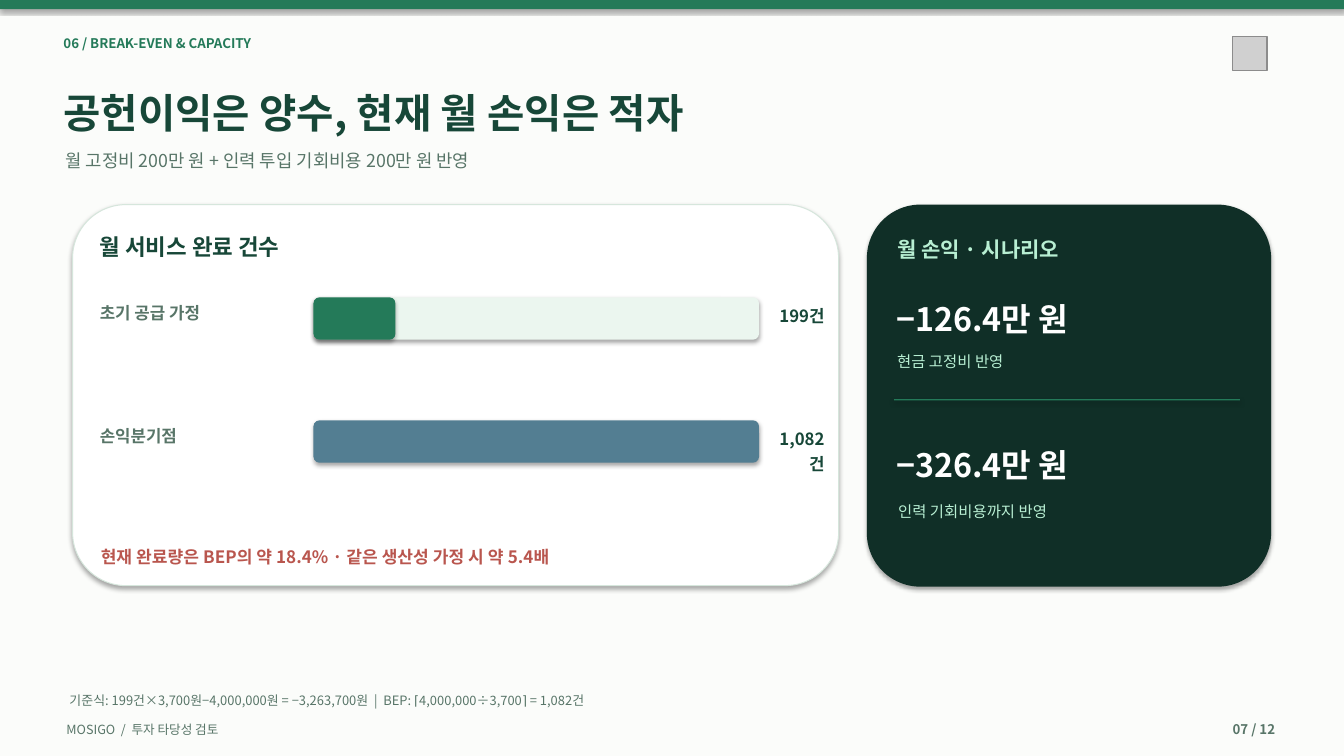
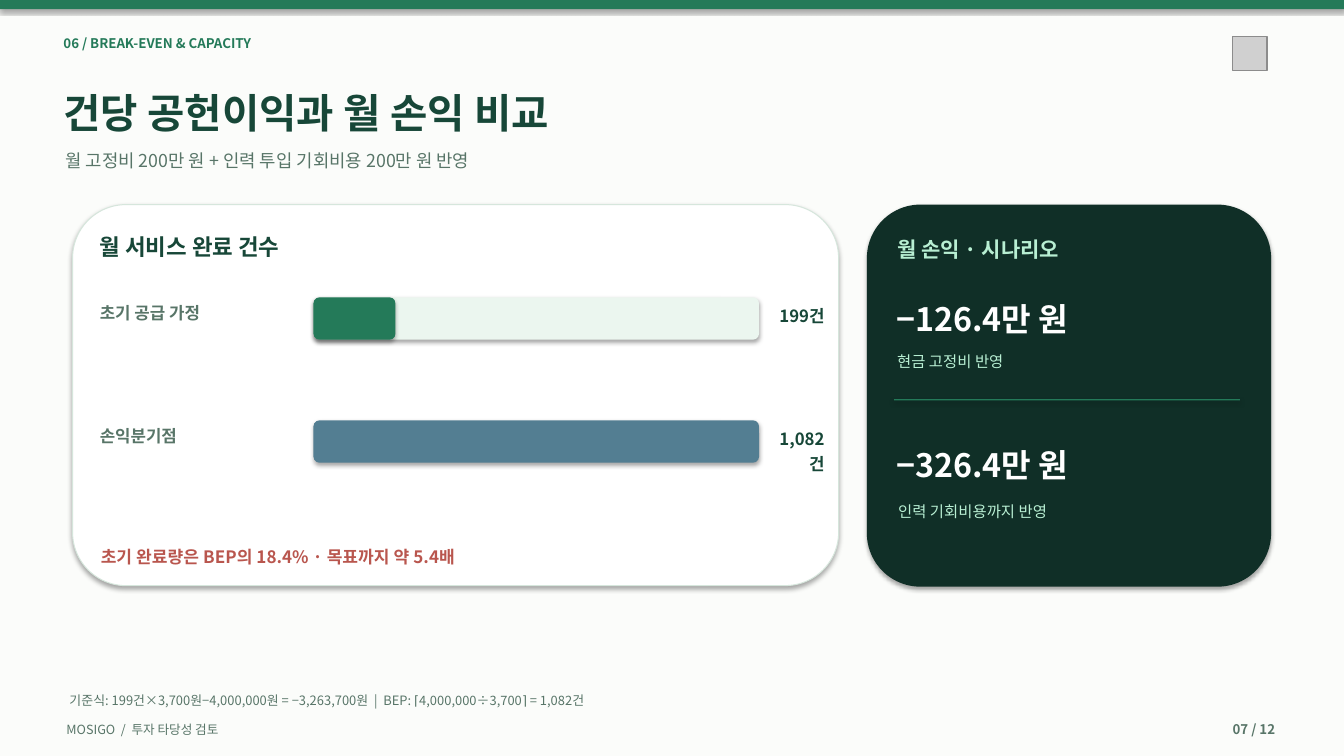
Before and after one commit to dohyunkimmm/mosigo-case-study, a slide deck: slide 7 of downloads/MOSIGO_IR_Investment_Review_12slides.pptx. Drawn at 1344x756 pixels with LibreOffice and Linux fonts; fonts in the diff are those of the drawing; grey boxes stand for pictures. Boxes give left, top, right and bottom in pixels: in the first picture for what was removed or moved away, otherwise in the second. Text is boxed around its words. In the diff, an @@ line names an element or a change of style, - is before the commit and + after.

```diff
--- a/downloads/MOSIGO_IR_Investment_Review_12slides.pptx
+++ b/downloads/MOSIGO_IR_Investment_Review_12slides.pptx
@@ text at bbox=[63, 94, 549, 132]: text changed @@
-공헌이익은 양수, 현재 월 손익은 적자
+건당 공헌이익과 월 손익 비교
@@ text at bbox=[101, 548, 454, 565]: text changed @@
-현재 완료량은 BEP의 약 18.4% · 같은 생산성 가정 시 약 5.4배
+초기 완료량은 BEP의 18.4% · 목표까지 약 5.4배
```
Also in this commit, not shown: 11 other slides changed, 25 other files.
